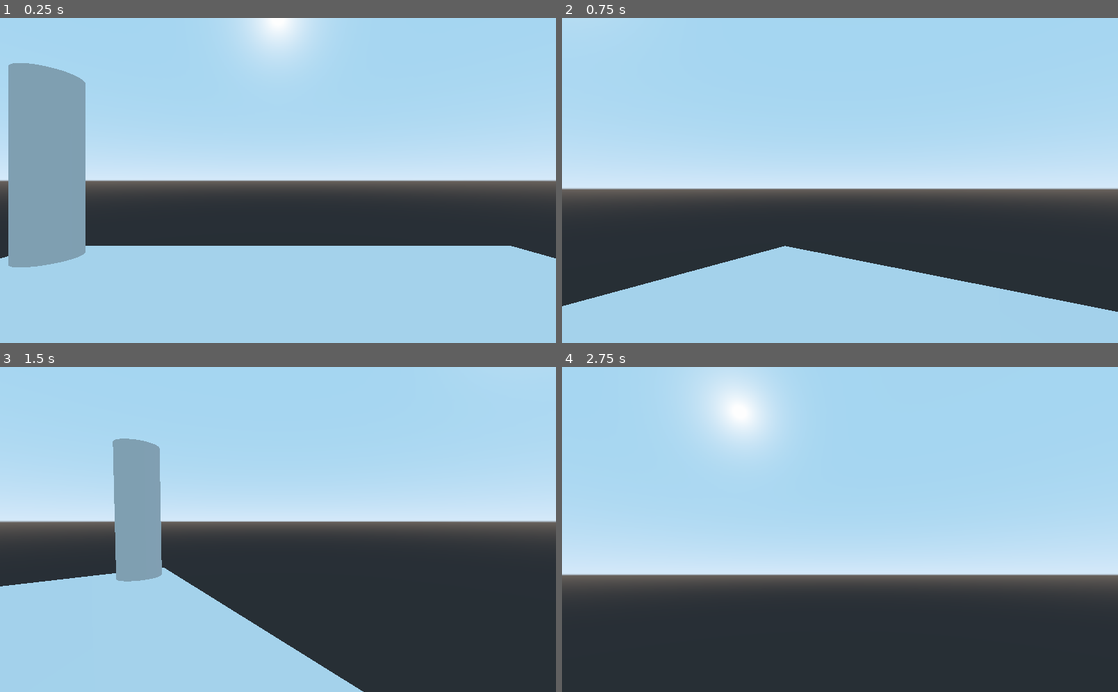
Above: before the commit, frames 1-4 (two rows, left to right).
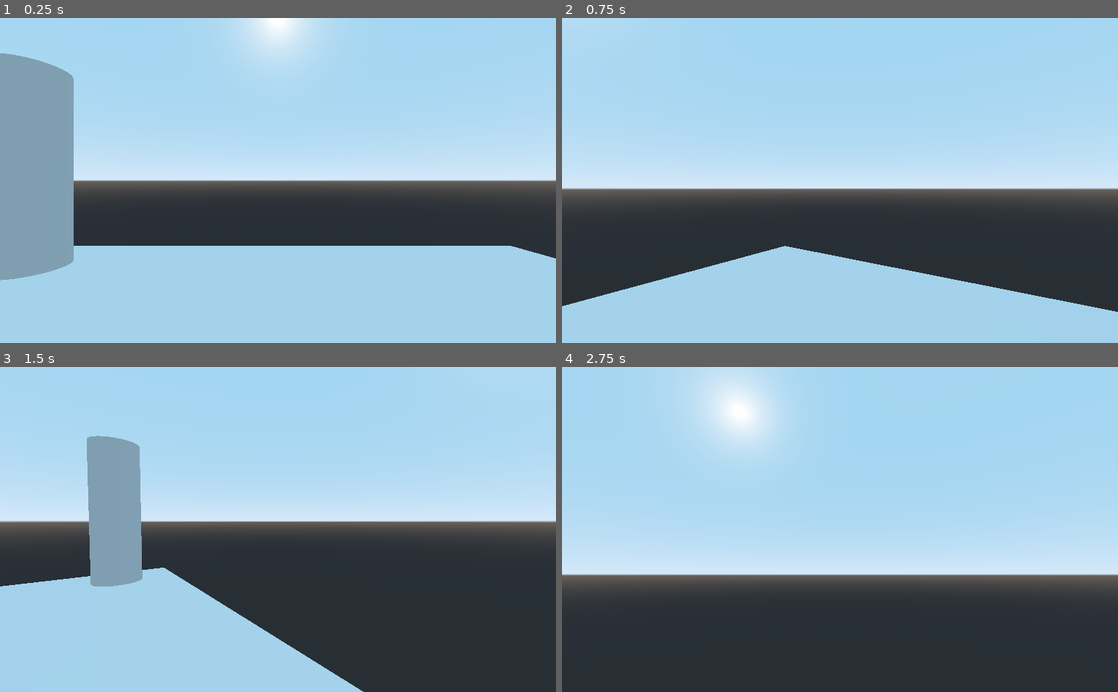
Above: after the commit, the same moments.

Repository: Xwilarg/BearJam
Game: Godot game, scene res://Scenes/Main.tscn
The game is run twice, just before and just after one commit, with the same random seed, the same clock (stepped at 60 frames per second) and the same inputs.
Inputs (mouse positions are in pixels of both pictures, inside the frame that each line leads up to):
- Up to frame 1 (0.25 s): no input
- Up to frame 2 (0.75 s): tap Enter at 0.5 s; move the mouse to (867, 180) at 0.52 s; hold W (forward) from 0.53 s (still down)
- Up to frame 3 (1.5 s): keep holding W (forward); move the mouse to (250, 529) at 1.27 s
- Up to frame 4 (2.75 s): keep holding W (forward); move the mouse to (851, 523) at 2.02 s

The runs differ from the first frame. In frame 1, 2.7% of the frame differs, in the area x 0-16%, y 10-81%; in frame 2, nothing differs; in frame 3, 3.7%, in the area x 15-30%, y 21-68%; in frame 4, nothing differs.

Commit message:
Add working player targeting

Diff:
--- a/Prefabs/Player.tscn
+++ b/Prefabs/Player.tscn
@@ -20,6 +20,10 @@
 [node name="Camera" type="Camera" parent="."]
 transform = Transform( 1, 0, 0, 0, 1, 0, 0, 0, 1, 0, 1.22236, 0 )
 
+[node name="RayCast" type="RayCast" parent="Camera"]
+transform = Transform( 1, 0, 0, 0, -4.37114e-08, -1, 0, 1, -4.37114e-08, 0, 0, -0.637525 )
+enabled = true
+
 [node name="Label" type="Label" parent="."]
 anchor_left = 0.25
 anchor_top = 0.25
--- a/Prefabs/Tree.tscn
+++ b/Prefabs/Tree.tscn
@@ -9,7 +9,6 @@
 [node name="Tree" type="StaticBody"]
 
 [node name="CollisionShape" type="CollisionShape" parent="."]
-transform = Transform( 1, 0, 0, 0, 1, 0, 0, 0, 1, -8.33254, 3.30983, -8.4905 )
 shape = SubResource( 1 )
 
 [node name="MeshInstance" type="MeshInstance" parent="CollisionShape"]
--- a/Scenes/Main.tscn
+++ b/Scenes/Main.tscn
@@ -27,3 +27,4 @@
 [node name="Squirrel" parent="Map" instance=ExtResource( 2 )]
 
 [node name="Tree" parent="Map" instance=ExtResource( 3 )]
+transform = Transform( 1, 0, 0, 0, 1, 0, 0, 0, 1, -7.96203, 3.10266, -7.52667 )
--- a/Scripts/Player.gd
+++ b/Scripts/Player.gd
@@ -3,7 +3,6 @@
 var verRot: float
 var speed = 12
 var xSens = -1.0
-var interactionDistance = 1.0
 var label: Object
 
 func _ready():
@@ -26,16 +25,13 @@
 	var velocity = (global_transform.basis.z * y + global_transform.basis.x * x).normalized()
 	move_and_slide(velocity * speed)
 
-	var center = get_viewport().size/2
-	var from = $Camera.project_ray_origin(center)
-	var to = from + $Camera.project_ray_normal(center) * 100
-	var result = get_world().direct_space_state.intersect_ray(from, to)
-	label.hide()
-	if result and global_transform.origin.distance_to(result.collider.global_transform.origin) < interactionDistance:
-		print(result.collider.name)
-		if result.collider.name == "Tree":
+	var target = $Camera/RayCast.get_collider();
+	if target:
+		if target.name == "Tree":
 			label.show()
 			label.set_text("Press E")
+	else:
+		label.hide();
 
 func _input(event):
 	if event is InputEventMouseMotion:
